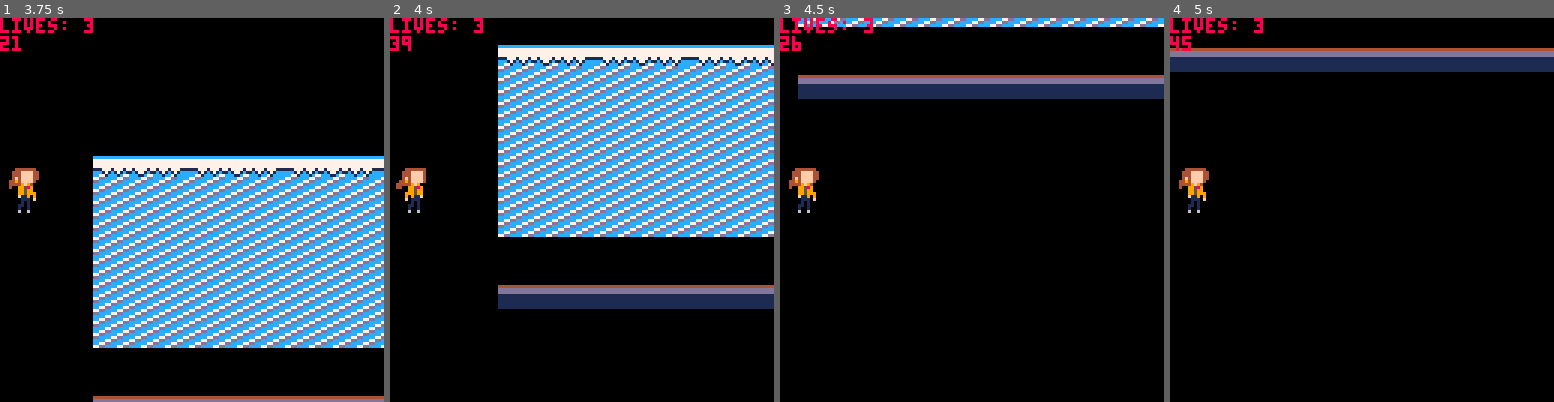
Above: before the commit, frames 1-4 (left to right).
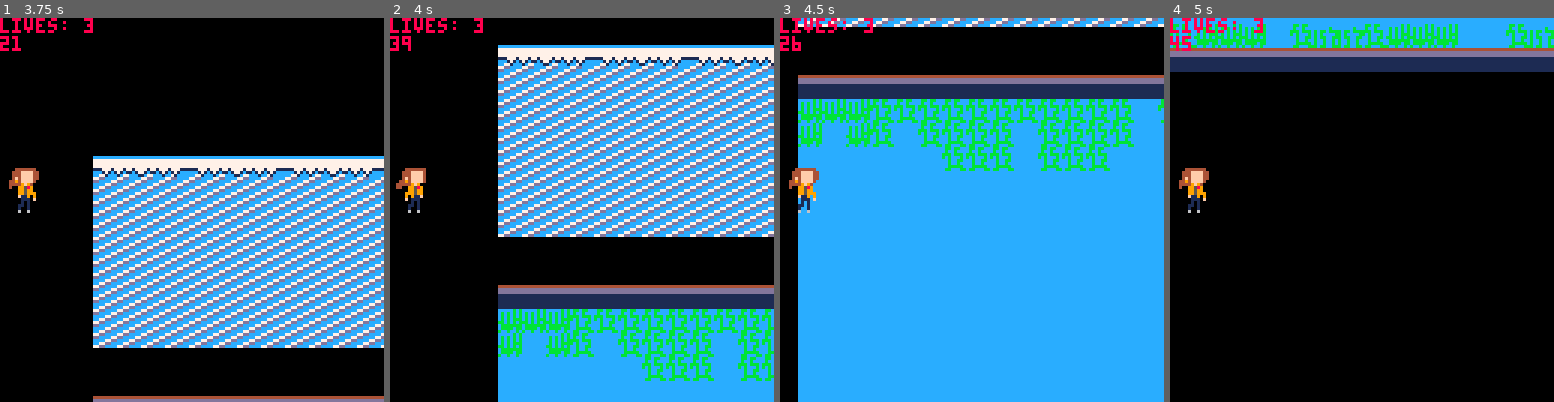
Above: after the commit, the same moments.

Repository: mrbryantguy/School-Route-Charlie
Game: PICO-8 cartridge One Cartidge/srch.p8
The game is run twice, just before and just after one commit, with the same random seed, the same clock (stepped at 60 frames per second) and the same inputs.
Inputs:
- Up to frame 1 (3.75 s): tap X (X key) at 0.33, 1.07, 1.85, 2.97 s; hold Right 1.6-2.1 s; hold Right 2.47-3.03 s; hold Left 3.08-3.58 s
- Up to frame 2 (4 s): no input
- Up to frame 3 (4.5 s): hold Right from 4.02 s (still down); tap X (X key) at 4.08 s
- Up to frame 4 (5 s): release Right at 4.68 s

Frame 1 is identical in both runs. In frame 2, 17% of the frame differs, in the area x 28-100%, y 75-100%; in frame 3, 75%, in the area x 4-100%, y 21-100%; in frame 4, 7.4%.

Commit message:
Water Map design
A little of water map design

Diff:
--- a/One Cartidge/srch.p8
+++ b/One Cartidge/srch.p8
@@ -818,3 +818,16 @@
 0000000000000000000000000000000000000000000000000000000000000000000000000000000000000000000000000000000000000000000000000000000000000000000000000000000000000000000000000000000000000000000000000000000000000000000000000000000000000000000000000000000000000000
 0000000000000000000000000000000000000000000000000000000000000000000000000000000000000000000000000000000000000000000000000000000000000000000000000000000000000000000000000000000000000000000000000000000000000000000000000000000000000000000000000000000000000000
 4848484848484848484848484848484848484848484848484848484848484848484848484848484848484848484848484848484848484848484848484848484848484848484848484848484848484848484848484848484848484848484848484848484848484848484848484848484848484848484848484848484848484848
+2525252323232323232323232323222323232323232222222323232323232222232323232323222223232323232223232323232222232223222223222222222323222222222323232323222223222322222223232322222323232325252523232323232323232323232223232323252525232323232323232323232322232323
+2522252322232323232223232323222223232323222222222323232323222222232323232323222223232323232322232323222222232223222223222222232323222222222323232323222223222322222323232322222323222325222523222323232322232323232222232323252225232223232323222323232322222323
+2222222222222323232223232322222223232223222222222323222323222222222223232223222223232223232322232323232222232223222223222222232323222222222323222223222323222322222223222322222323222322222222222223232322232323222222232322222222222222232323222323232222222323
+2222222222222222222222222222222222222222222222222223222322222222222223222222222222232223232223232322232222232223222223232222232222222222222222222222222222222322222322232322222323222322222222222222222222222222222222222222222222222222222222222222222222222222
+2222222222222222222222222222222222222222222222222222222222222222222222222222222222222222222222222222222222222223222222222222222222222222222222222222222222222222222222222222222222222222222222222222222222222222222222222222222222222222222222222222222222222222
+2222222222222222222222222222222222222222222222222222222222222222222222222222222222222222222222222222222222222222222222222222222222222222222222222222222222222222222222222222222222222222222222222222222222222222222222222222222222222222222222222222222222222222
+2222222222222222222222222222222222222222222222222222222222222222222222222222222222222222222222222222222222222222222222222222222222222222222222222222222222222222222222222222222222222222222222222222222222222222222222222222222222222222222222222222222222222222
+2222222222222222222222222222222222222222222222222222222222222222222222222222222222222222222222222222222222222222222222222222222222222222222222222222222222222222222222222222222222222222222222222222222222222222222222222222222222222222222222222222222222222222
+2222222222222222222222222222222222222222222222222222222222222222222222222222222222222222222222222222222222222222222222222222222222222222222222222222222222222222222222222222222222222222222222222222222222222222222222222222222222222222222222222222222222222222
+2222222222222222222222222222222222222222222222222222222222222222222222222222222222222222222222222222222222222222222222222222222222222222222222222222222222222222222222222222222222222222222222222222222222222222222222222222222222222222222222222222222222222222
+2222222222222222222222222222222222222222222222222222222222222222222222222222222222222222222222222222222222222222222222222222222222222222222222222222222222222222222222222222222222222222222222222222222222222222222222222222222222222222222222222222222222222222
+2222222222222222222222222222222222222222222222222222222222222222222222222222222222222222222222222222222222222222222222222222222222222222222222222222222222222222222222222222222222222222222222222222222222222222222222222222222222222222222222222222222222222222
+2222222222222222222222222222222222222222222222222222222222222222222222222222222222222222222222222222222222222222222222222222222222222222222222222222222222222222222222222222222222222222222222222222222222222222222222222222222222222222222222222222222222222222
Not shown, changed: 18 lines of the sprite sheet (__gfx__) section of One Cartidge/srch.p8
